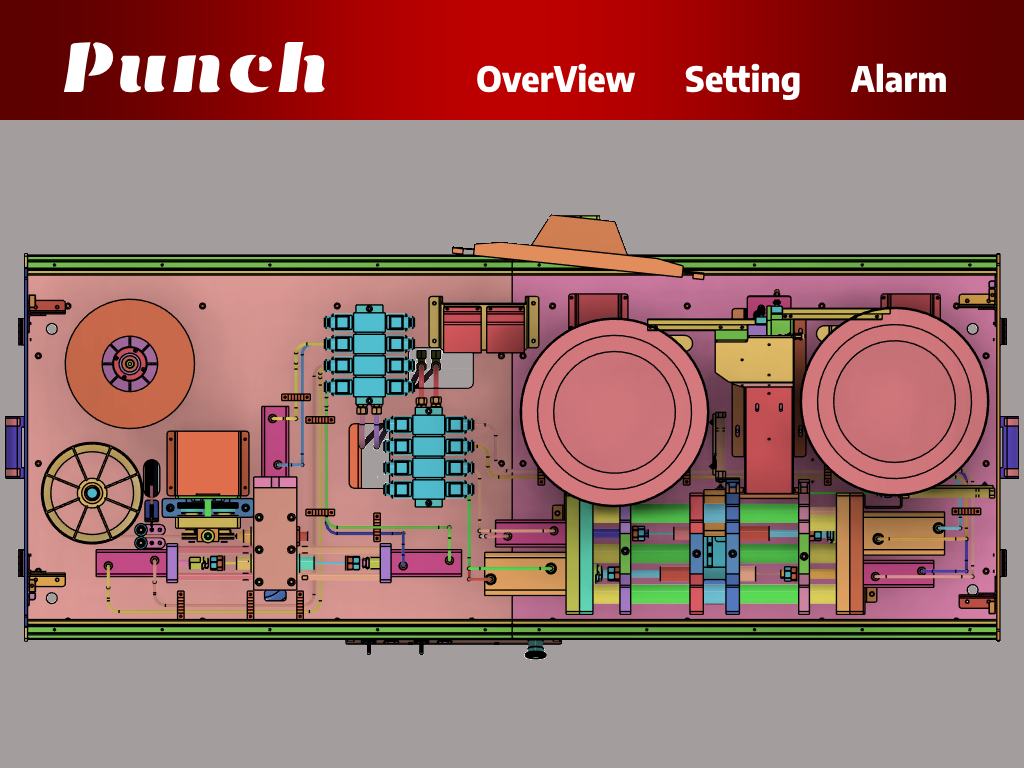
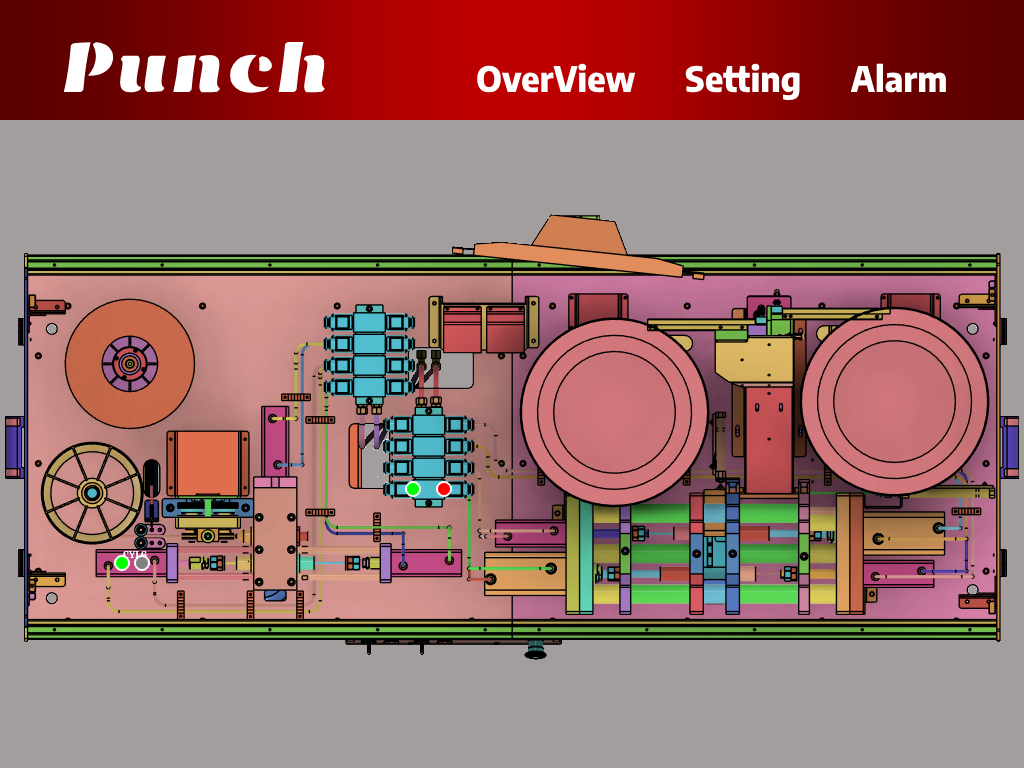
The second (1024, 768) image is a revision of the first. Changes to its layers:
added group "Status" with 4 layers above "ComponentName" over (116, 483, 450, 569)
added layer "CYL1E" in group "Status" over (438, 483, 450, 495)
added layer "CYL1R" in group "Status" over (407, 483, 419, 495)
added layer "CYL6E" in group "Status" over (136, 557, 148, 569)
added layer "CYL6R" in group "Status" over (116, 557, 128, 569)
added group "ComponentName" with 1 layers above "Background" over (123, 551, 147, 559)
added layer "CYL6" in group "ComponentName" over (123, 551, 147, 559)
painted on "Background" over (367, 349, 546, 660)
